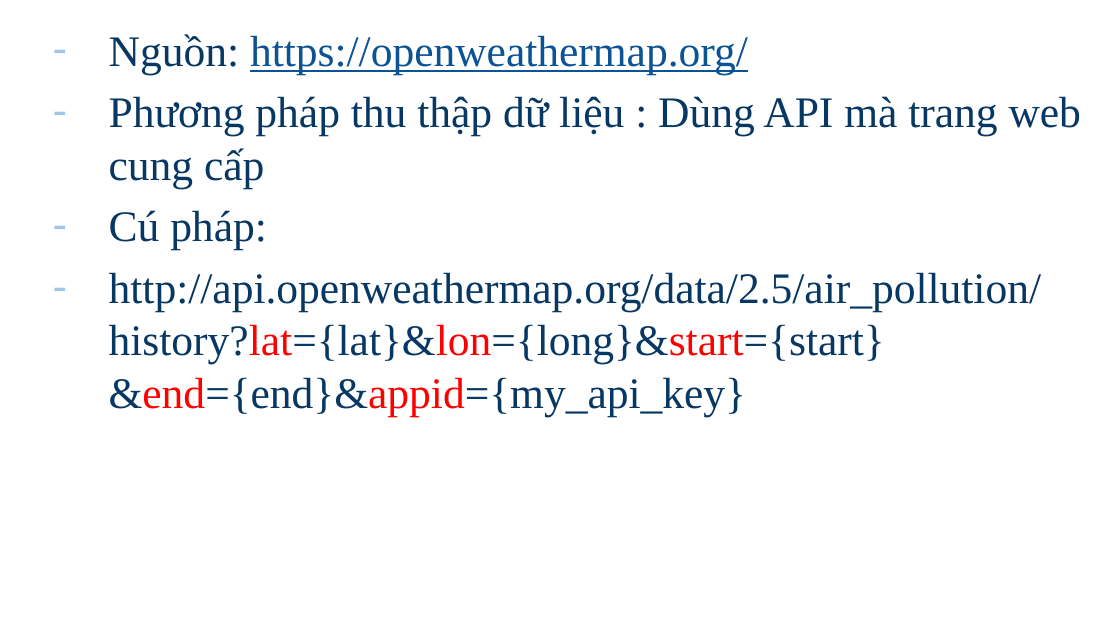
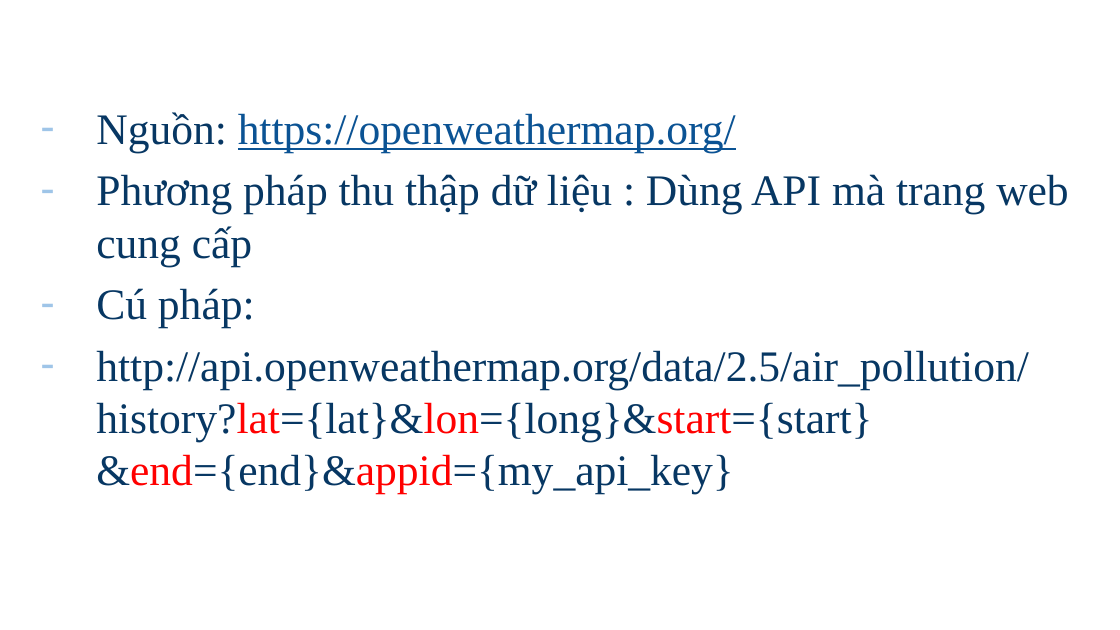
Before and after one commit to lethanhson1504/datascience-project-group16, a slide deck: slide 5 of Slide.pptx. Drawn at 1120x630 pixels with LibreOffice and Linux fonts; fonts in the diff are those of the drawing; background and template pictures are left out. Boxes give left, top, right and bottom in pixels: in the first picture for what was removed or moved away, otherwise in the second. Text is boxed around its words. In the diff, an @@ line names an element or a change of style, - is before the commit and + after.

```diff
--- a/Slide.pptx
+++ b/Slide.pptx
@@ text "Nguồn: https://openweathermap.org/": place and size @@
-text "Nguồn: https://openweathermap.org/" at (109,34,1081,416)
+text "Nguồn: https://openweathermap.org/" at (96,112,1068,494)
```
Also in this commit, not shown: 3 other slides changed, 22 slides added, 25 slides removed.
